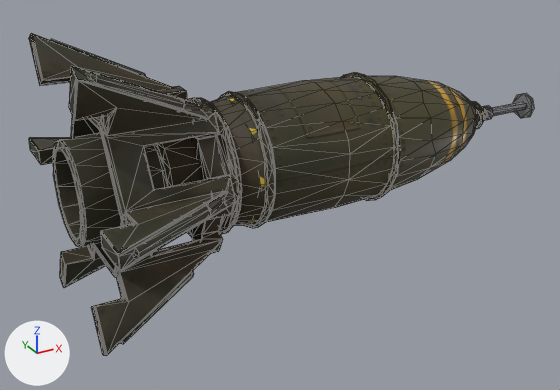
Two versions of the glTF model game/models/weapons/hebomb_2.glb, one commit apart.
Camera for both pictures: a 50 mm lens placed at (-0.785, -1.328, 0.568), pointed at (-0.048, 0.012, -0.102). Arrows for +X, +Y and +Z are at lower left; the lights stay in place. The picture after the commit comes second. Mesh edges are drawn as thin lines. Vertices at exactly the same position are counted once.

The first picture shows 'hebomb_2'.
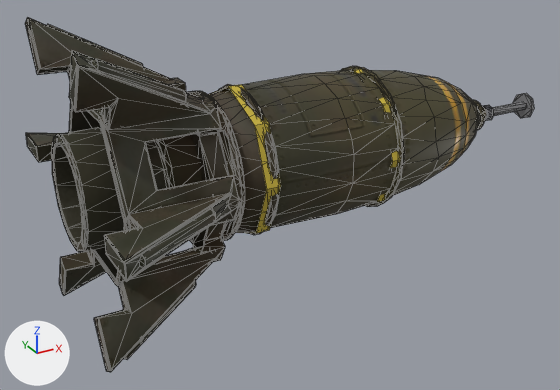
Where the change shows, as pixel boxes [x1, y1, x2, y2] in the pictures (560 x 390 px; the box of a moved part takes in the faces that stretch with it):
'hebomb_2', reshaped (10% taller): before [29, 33, 534, 356]; after [25, 17, 534, 372]
part 1 of me_hebomb_2, moved or reshaped (mostly hidden before): before [365, 81, 394, 190]; after [349, 69, 400, 202]
part 2 of me_hebomb_2, moved or reshaped: before [229, 98, 266, 222]; after [208, 84, 281, 233]
part 3 of me_hebomb_2, moved or reshaped: before [491, 102, 525, 116]; after [482, 105, 494, 121]
part 4 of me_hebomb_2, moved or reshaped: before [481, 105, 493, 120]; after [513, 93, 534, 118]
part 5 of me_hebomb_2, moved or reshaped: before [355, 76, 480, 194]; after [369, 70, 481, 196]
part 6 of me_hebomb_2, moved or reshaped: before [236, 76, 394, 224]; after [242, 70, 398, 228]
part 7 of me_hebomb_2, moved or reshaped: before [193, 91, 275, 228]; after [197, 84, 279, 235]
part 8 of me_hebomb_2, moved or reshaped: before [342, 72, 401, 201]; after [340, 66, 405, 207]
part 9 of me_hebomb_2, moved or reshaped: before [157, 138, 201, 186]; after [158, 135, 203, 187]
part 10 of me_hebomb_2, moved or reshaped: before [55, 133, 121, 247]; after [54, 127, 124, 252]
part 11 of me_hebomb_2, moved or reshaped: before [53, 139, 86, 246]; after [51, 134, 88, 252]
part 12 of me_hebomb_2, moved or reshaped: before [144, 144, 168, 189]; after [146, 140, 170, 190]
part 13 of me_hebomb_2, moved or reshaped: before [55, 143, 168, 238]; after [54, 141, 170, 243]
part 14 of me_hebomb_2, moved or reshaped: before [206, 100, 242, 227]; after [207, 94, 245, 232]
part 15 of me_hebomb_2, moved or reshaped: before [189, 98, 239, 235]; after [190, 91, 242, 241]
part 16 of me_hebomb_2, moved or reshaped: before [29, 33, 239, 356]; after [25, 17, 242, 372]

What changed in the scene script:
```text
Change me_hebomb_2:
    used by ob_hebomb_2; location = (0.0, 0.0, 0.0)
    remove me_hebomb_2.from_pydata(...)  # 2837 vertices, 3116 faces; spans x -0.5..0.634, y -0.301..0.301, z -0.268..0.268
    add me_hebomb_2.from_pydata(...)  # 2837 vertices, 3116 faces; spans x -0.5..0.634, y -0.331..0.331, z -0.295..0.295
    me_hebomb_2 part 1: the loose piece of 16 vertices spanning x 0.12..0.15, y -0.129..0.129, z -0.129..0.129 is scaled about its middle by (1, 1.18, 1.18)
    me_hebomb_2 part 2: the loose piece of 16 vertices spanning x -0.17..-0.14, y -0.133..0.133, z -0.133..0.133 is scaled about its middle by (1, 1.18, 1.18)
    me_hebomb_2 part 3: the loose piece of 16 vertices spanning x 0.48..0.63, y -0.011..0.011, z -0.011..0.011 is scaled about its middle by (0.133, 1.8, 1.8), then moved by (-0.05, 0.0, 0.0)
    me_hebomb_2 part 4: the loose piece of 16 vertices spanning x 0.495..0.515, y -0.018..0.018, z -0.018..0.018 is scaled about its middle by (0.4, 1.78, 1.78), then moved by (0.125, 0.0, 0.0)
    me_hebomb_2 part 5: the loose piece of 125 vertices spanning x 0.151..0.457, y -0.133..0.133, z -0.135..0.133 is scaled about its middle by (1, 1.1, 1.1)
    me_hebomb_2 part 6: the loose piece of 58 vertices spanning x -0.138..0.137, y -0.136..0.136, z -0.139..0.139 is scaled about its middle by (1, 1.1, 1.1)
    me_hebomb_2 part 7: the loose piece of 231 vertices spanning x -0.263..-0.138, y -0.138..0.14, z -0.139..0.14 is scaled about its middle by (1, 1.1, 1.1)
    me_hebomb_2 part 8: the loose piece of 100 vertices spanning x 0.136..0.153, y -0.142..0.143, z -0.143..0.141 is scaled about its middle by (1, 1.1, 1.1)
    me_hebomb_2 part 9: the loose piece of 56 vertices spanning x -0.339..-0.261, y -0.1..0.1, z -0.101..0.1 is scaled about its middle by (1, 1.1, 1.1)
    me_hebomb_2 part 10: the loose piece of 51 vertices spanning x -0.494..-0.414, y -0.1..0.1, z -0.102..0.1 is scaled about its middle by (1, 1.1, 1.1)
    me_hebomb_2 part 11: the loose piece of 122 vertices spanning x -0.499..-0.494, y -0.1..0.1, z -0.1..0.1 is scaled about its middle by (1, 1.1, 1.1)
    me_hebomb_2 part 12: the loose piece of 70 vertices spanning x -0.415..-0.337, y -0.1..0.1, z -0.101..0.1 is scaled about its middle by (1, 1.1, 1.1)
    me_hebomb_2 part 13: the loose piece of 67 vertices spanning x -0.498..-0.279, y -0.083..0.083, z -0.084..0.083 is scaled about its middle by (1, 1.1, 1.1)
    me_hebomb_2 part 14: the loose piece of 56 vertices spanning x -0.217..-0.209, y -0.132..0.132, z -0.132..0.132 is scaled about its middle by (1, 1.1, 1.1)
    me_hebomb_2 part 15: the loose piece of 84 vertices spanning x -0.235..-0.218, y -0.137..0.137, z -0.137..0.137 is scaled about its middle by (1, 1.1, 1.1)
    me_hebomb_2 part 16: 1508 of the vertices in x -0.5..-0.209, y -0.301..0.301, z -0.268..0.268 are scaled about their middle by (1, 1.1, 1.1)
    other edits to the shape of me_hebomb_2 do not show in these pictures
```
